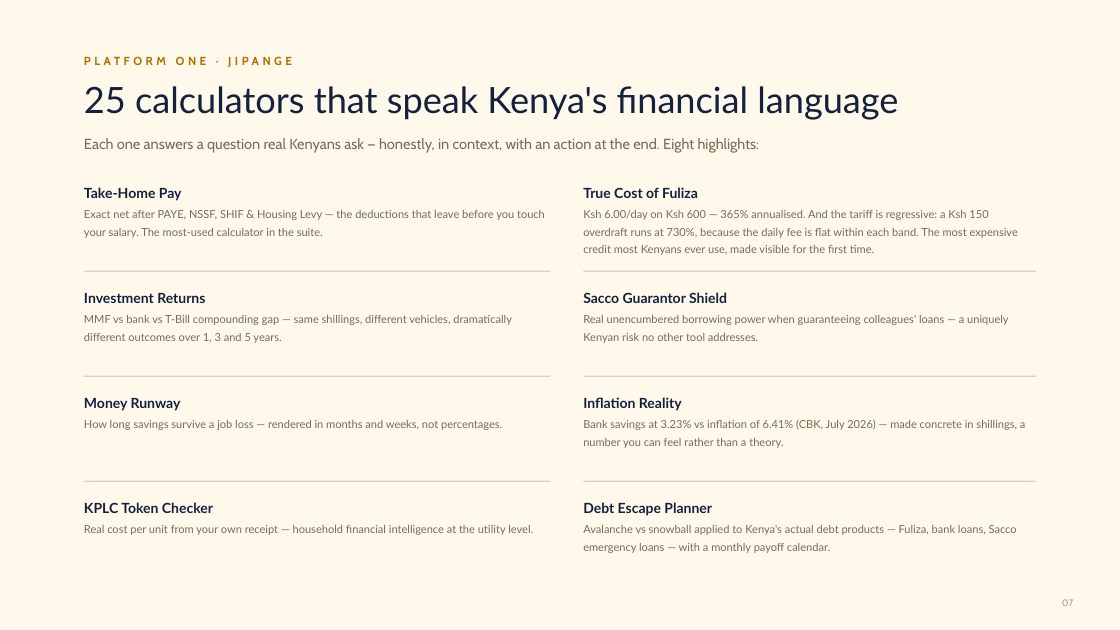
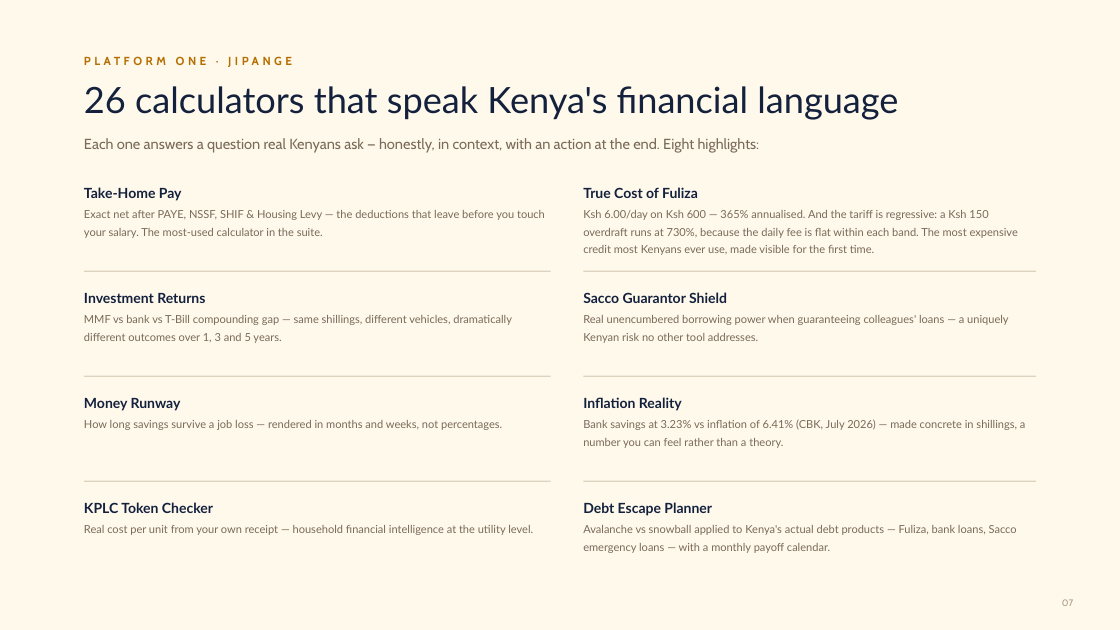
Before and after one commit to PapaDanico/JiPange, a slide deck: slide 7 of web/public/partners/jipange-mwangaza-partnership-deck.pptx. Drawn at 1120x630 pixels with LibreOffice and Linux fonts; fonts in the diff are those of the drawing. Boxes give left, top, right and bottom in pixels: in the first picture for what was removed or moved away, otherwise in the second. Text is boxed around its words. In the diff, an @@ line names an element or a change of style, - is before the commit and + after.

```diff
--- a/web/public/partners/jipange-mwangaza-partnership-deck.pptx
+++ b/web/public/partners/jipange-mwangaza-partnership-deck.pptx
@@ text at [84, 86, 898, 120]: text changed @@
-25 calculators that speak Kenya's financial language
+26 calculators that speak Kenya's financial language
```
Also in this commit, not shown: 6 other slides changed, 3 other files.
